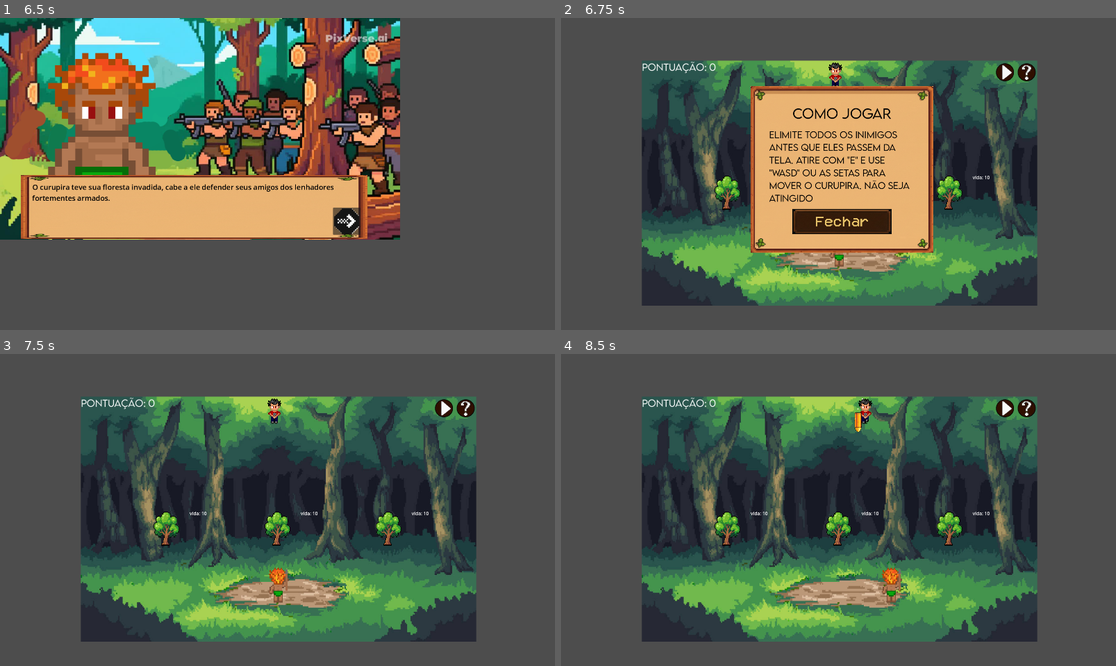
Above: before the commit, frames 1-4 (two rows, left to right).
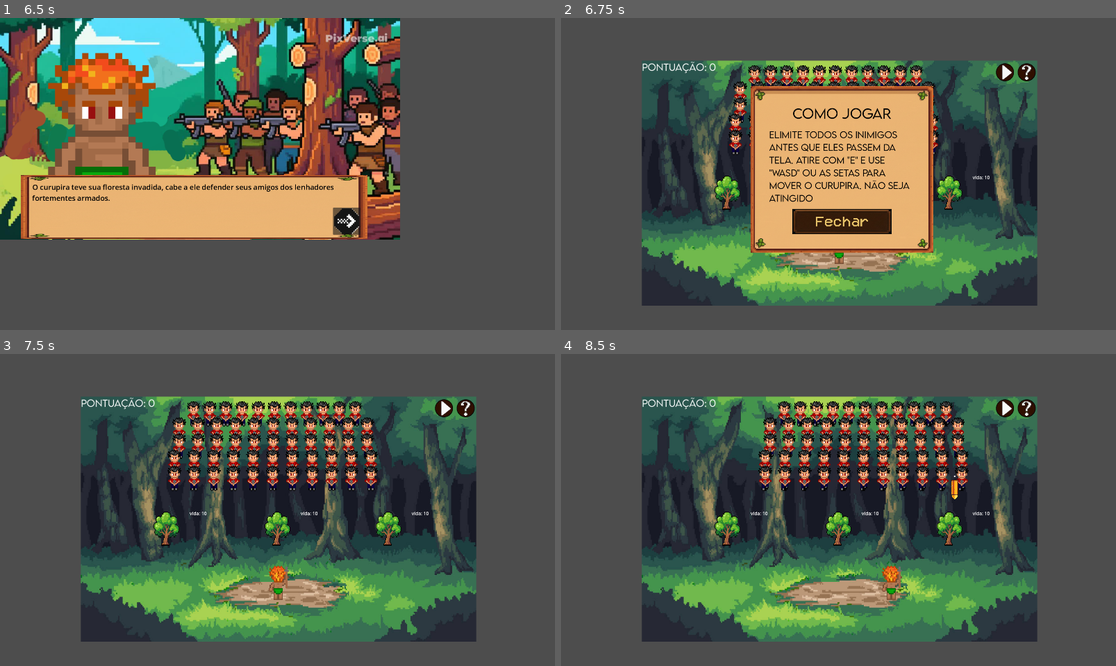
Above: after the commit, the same moments.

Repository: GuilhermeBrga/lendas_do_Brasil
Game: Godot game, scene res://cenas/load_game/load_page.tscn
Two runs of this game, one before a commit and one after it. Both use one fixed random seed, a clock stepped at 60 frames per second and the inputs below. The engine's default icon, where the game draws it, is replaced by a stand-in: a white triangle on a blue panel in a dark square. Sound files missing from this copy of the repository are replaced by a short silence.
Inputs (mouse positions are in pixels of both pictures, inside the frame that each line leads up to):
- Up to frame 1 (6.5 s): click (266, 142) at 0.5 s; click (277, 292) at 1.25 s; click (266, 220) at 2 s; click (277, 292) at 2.75 s; click (266, 258) at 3.5 s; click (210, 292) at 4.25 s; click (266, 183) at 5 s; click (316, 124) at 5.75 s
- Up to frame 2 (6.75 s): click (905, 220) at 6.5 s
- Up to frame 3 (7.5 s): click (283, 556) at 7.25 s
- Up to frame 4 (8.5 s): hold D (ui_right) from 8.03 s (still down)

Frame 1 is identical in both runs. In frame 2, 2.0% of the frame differs, in the area x 30-69%, y 14-80%; in frame 3, 6.0%; in frame 4, 6.1%, in the area x 35-74%, y 14-80%.

Commit message:
update: curupira ajustes finais

Diff:
--- a/cenas/fases/fase_curupira/curupira/curupira.gd
+++ b/cenas/fases/fase_curupira/curupira/curupira.gd
@@ -79,8 +79,8 @@
 	particulas_vitoria.emitting = pode_emitir
 
 func _on_inimigo_spawn_perdeu() -> void:
-	vitoria_animacao()
+	derrota_animacao()
 
 func _on_area_2d_area_entered(area: Area2D) -> void:
 	if area is Inimigo:
-		derrota_animacao()
+		morrer()
--- a/cenas/fases/fase_curupira/fase3_curupira.tscn
+++ b/cenas/fases/fase_curupira/fase3_curupira.tscn
@@ -7,7 +7,7 @@
 [ext_resource type="PackedScene" uid="uid://cl6rxb0ysh84n" path="res://cenas/fases/fase_curupira/tutorial/curupira-tutorial.tscn" id="5_rt8ef"]
 [ext_resource type="PackedScene" uid="uid://cqnkglns7a60h" path="res://cenas/fases/fase_curupira/tutorial/btn_duvida.tscn" id="6_5b2op"]
 [ext_resource type="PackedScene" uid="uid://tqlesjxutx7u" path="res://cenas/fases/fase_curupira/tutorial/btn_pause.tscn" id="8_jn7qf"]
-[ext_resource type="PackedScene" uid="uid://d2ireonfquauv" path="res://cenas/fases/fase_curupira/pontos/pontuação.tscn" id="9_iu8bf"]
+[ext_resource type="PackedScene" uid="uid://d2ireonfquauv" path="res://cenas/fases/fase_curupira/pontos/pontuação-curupira.tscn" id="9_iu8bf"]
 [ext_resource type="PackedScene" uid="uid://bhu0oqhplp0wr" path="res://cenas/fases/fase_curupira/tutorial/curupira-pause.tscn" id="9_ogakp"]
 [ext_resource type="PackedScene" uid="uid://cl3pjfnu5w71a" path="res://cenas/fases/fase_curupira/inimigos/helicoptero/HelicopteroSpawner.tscn" id="10_iu8bf"]
 
@@ -69,9 +69,7 @@
 shape = SubResource("RectangleShape2D_wsbxb")
 
 [node name="InimigoSpawn" parent="." instance=ExtResource("4_6q1pn")]
-position = Vector2(0, -289)
-LINHAS = 1
-COLUNAS = 1
+position = Vector2(0, -280)
 
 [node name="barreiras" type="Node" parent="."]
 
@@ -85,7 +83,7 @@
 position = Vector2(384, 64)
 
 [node name="Curupira" parent="." instance=ExtResource("3_5b2op")]
-position = Vector2(0, 256)
+position = Vector2(0, 248)
 
 [node name="UI" type="Node" parent="."]
 
@@ -129,7 +127,6 @@
 [connection signal="area_entered" from="paredes/parede_direita" to="InimigoSpawn" method="_on_parede_direita_area_entered"]
 [connection signal="body_entered" from="paredes/parede_direita" to="Curupira" method="_on_parede_direita_body_entered"]
 [connection signal="area_entered" from="paredes/chao" to="InimigoSpawn" method="_on_chao_area_entered"]
-[connection signal="adicionar_pontos" from="InimigoSpawn" to="UI/Pontuação" method="_on_inimigo_spawn_adicionar_pontos"]
 [connection signal="ganhou" from="InimigoSpawn" to="Curupira" method="_on_inimigo_spawn_ganhou"]
 [connection signal="perdeu" from="InimigoSpawn" to="Curupira" method="_on_inimigo_spawn_perdeu"]
 [connection signal="aparecer_pop_up" from="UI/BtnDuvida" to="UI/Control" method="_on_btn_duvida_aparecer_pop_up"]
--- a/cenas/fases/fase_curupira/tela_vitoria.tscn
+++ b/cenas/fases/fase_curupira/tela_vitoria.tscn
@@ -1,14 +1,13 @@
-[gd_scene load_steps=9 format=3 uid="uid://b82w1fqpknadg"]
+[gd_scene load_steps=8 format=3 uid="uid://b82w1fqpknadg"]
 
 [ext_resource type="Script" uid="uid://cioda30ga6ob7" path="res://cenas/fases/fase_curupira/tela_derrota.gd" id="1_5lro8"]
 [ext_resource type="Texture2D" uid="uid://rym07tcpdlpt" path="res://cenas/fases/fase_curupira/assets/estaticos/ganhou.png" id="1_t3ybr"]
-[ext_resource type="FontFile" uid="uid://dcgork77dfg8o" path="res://cenas/fases/fase_curupira/resources/fontes/lemon_milk/LEMONMILK-Light.otf" id="2_8sh4d"]
 [ext_resource type="Texture2D" uid="uid://db3yi1pt5x5q1" path="res://assets/elementos/setas.png" id="3_qo304"]
 [ext_resource type="Texture2D" uid="uid://dw5w243mih82m" path="res://assets/elementos/painel_generico.png" id="4_lqo31"]
-[ext_resource type="FontFile" uid="uid://dcgork77dfg8o" path="res://assets/fontes/lemon_milk/LEMONMILK-Light.otf" id="6_m5bfi"]
+[ext_resource type="FontFile" uid="uid://dcgork77dfg8o" path="res://cenas/fases/fase_curupira/resources/fontes/lemon_milk/LEMONMILK-Light.otf" id="6_m5bfi"]
 
 [sub_resource type="LabelSettings" id="LabelSettings_qo304"]
-font = ExtResource("2_8sh4d")
+font = ExtResource("6_m5bfi")
 font_size = 50
 font_color = Color(0, 0, 0, 1)
 
